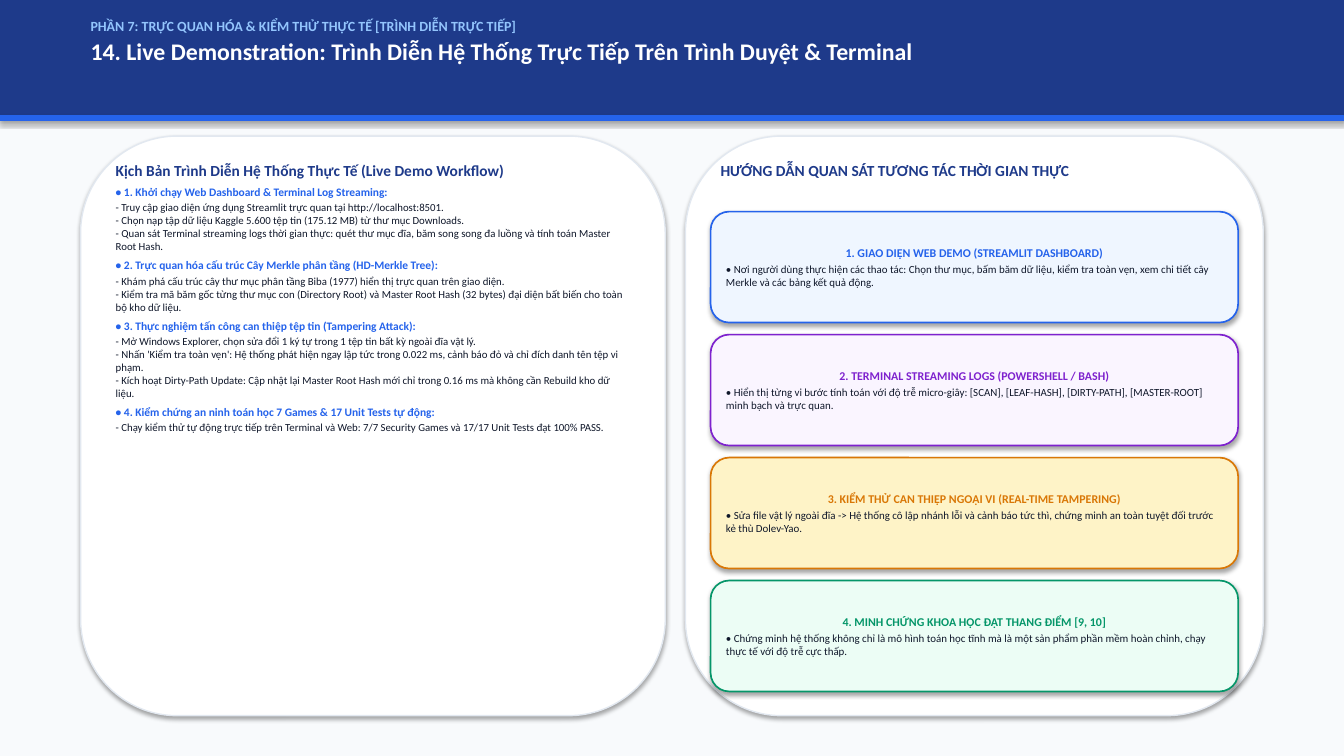
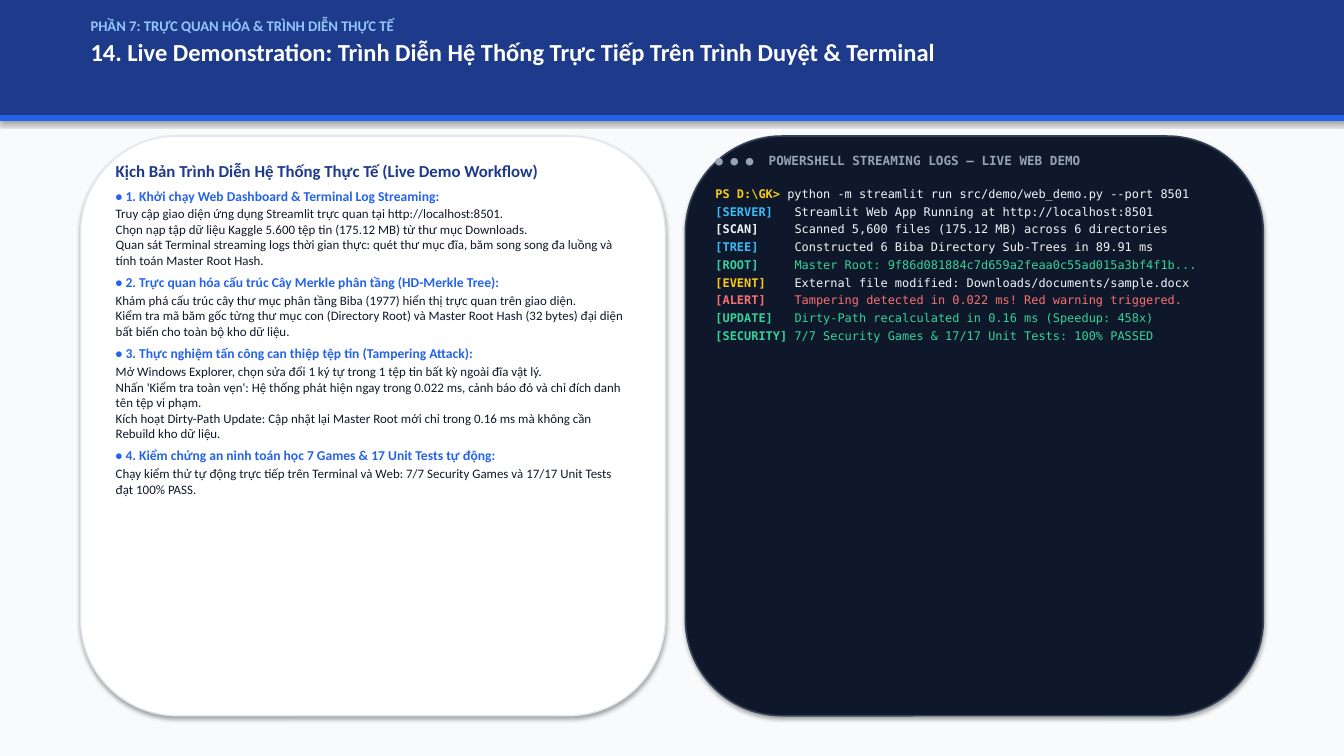
Before and after one commit to kietvo5924/ATBMHTTT_DT005_FileIntegrity, a slide deck: slide 15 of docs/Bao_Cao_Giua_Ky_DT05.pptx. Drawn at 1344x756 pixels with LibreOffice and Linux fonts; fonts in the diff are those of the drawing. Boxes give left, top, right and bottom in pixels: in the first picture for what was removed or moved away, otherwise in the second. Text is boxed around its words. In the diff, an @@ line names an element or a change of style, - is before the commit and + after.

Commit message:
style(slides,script): remove explicit grading point tags, enlarge font sizes, streamline bullet text, and integrate realistic terminal console logs

```diff
--- a/docs/Bao_Cao_Giua_Ky_DT05.pptx
+++ b/docs/Bao_Cao_Giua_Ky_DT05.pptx
@@ text at <box>91,19,393,34</box>: text changed; size 10 to 10.5 pt @@
-PHẦN 7: TRỰC QUAN HÓA & KIỂM THỬ THỰC TẾ [TRÌNH DIỄN TRỰC TIẾP]
+PHẦN 7: TRỰC QUAN HÓA & TRÌNH DIỄN THỰC TẾ
@@ text at <box>91,42,934,66</box>: size 17 to 17.5 pt in "14. Live Demonstration: Trình Diễn Hệ Thống ..." @@
@@ rounded rectangle at <box>686,136,1263,716</box>: fill #FFFFFF to #0F172A; outline #E2E8F0 1 pt to #334155 1.2 pt @@
@@ text at <box>116,164,538,463</box>: size 11 to 12 pt in "Kịch Bản Trình Diễn Hệ Thống Thực ..."; size 8.2 to 9.7 pt in "• 1. Khởi chạy Web Dashboard & ...", "• 2. Trực quan hóa cấu trúc ...", "• 3. Thực nghiệm tấn công can ...", "• 4. Kiểm chứng an ninh toán ..." @@
@@ text added at <box>769,155,1080,165</box>, 9 pt, text #94A3B8, bold @@
+● ● ● POWERSHELL STREAMING LOGS — LIVE WEB DEMO
@@ text at <box>116,209,612,265</box>: text changed; size 7.7 to 9.2 pt @@
-- Truy cập giao diện ứng dụng Streamlit trực quan tại http://localhost:8501.
-- Chọn nạp tập dữ liệu Kaggle 5.600 tệp tin (175.12 MB) từ thư mục Downloads.
-- Quan sát Terminal streaming logs thời gian thực: quét thư mục đĩa, băm song song đa luồng và tính toán Master Root Hash.
+Truy cập giao diện ứng dụng Streamlit trực quan tại http://localhost:8501.
+Chọn nạp tập dữ liệu Kaggle 5.600 tệp tin (175.12 MB) từ thư mục Downloads.
+Quan sát Terminal streaming logs thời gian thực: quét thư mục đĩa, băm song song đa luồng và tính toán Master Root Hash.
@@ text at <box>715,189,1197,343</box>: text changed; size 11 to 8.5 pt; font Calibri to DejaVu Sans Mono; text colour #1E3A8A to #F1F5F9; bold off @@
-HƯỚNG DẪN QUAN SÁT TƯƠNG TÁC THỜI GIAN THỰC
+PS D:\GK> python -m streamlit run src/demo/web_demo.py --port 8501
+[SERVER] Streamlit Web App Running at http://localhost:8501
+[SCAN] Scanned 5,600 files (175.12 MB) across 6 directories
+[TREE] Constructed 6 Biba Directory Sub-Trees in 89.91 ms
+[ROOT] Master Root: 9f86d081884c7d659a2feaa0c55ad015a3bf4f1b...
+[EVENT] External file modified: Downloads/documents/sample.docx
+[ALERT] Tampering detected in 0.022 ms! Red warning triggered.
+[UPDATE] Dirty-Path recalculated in 0.16 ms (Speedup: 458x)
+[SECURITY] 7/7 Security Games & 17/17 Unit Tests: 100% PASSED
@@ rounded rectangle removed at <box>711,212,1238,323</box> @@
-1. GIAO DIỆN WEB DEMO (STREAMLIT DASHBOARD)
-• Nơi người dùng thực hiện các thao tác: Chọn thư mục, bấm băm dữ liệu, kiểm tra toàn vẹn, xem chi tiết cây Merkle và các bảng kết quả động.
@@ text at <box>116,295,623,338</box>: text changed; size 7.7 to 9.2 pt @@
-- Khám phá cấu trúc cây thư mục phân tầng Biba (1977) hiển thị trực quan trên giao diện.
-- Kiểm tra mã băm gốc từng thư mục con (Directory Root) và Master Root Hash (32 bytes) đại diện bất biến cho toàn bộ kho dữ liệu.
+Khám phá cấu trúc cây thư mục phân tầng Biba (1977) hiển thị trực quan trên giao diện.
+Kiểm tra mã băm gốc từng thư mục con (Directory Root) và Master Root Hash (32 bytes) đại diện bất biến cho toàn bộ kho dữ liệu.
@@ rounded rectangle removed at <box>711,335,1238,446</box> @@
-2. TERMINAL STREAMING LOGS (POWERSHELL / BASH)
-• Hiển thị từng vi bước tính toán với độ trễ micro-giây: [SCAN], [LEAF-HASH], [DIRTY-PATH], [MASTER-ROOT] minh bạch và trực quan.
@@ text at <box>116,366,621,440</box>: text changed; size 7.7 to 9.2 pt @@
-- Mở Windows Explorer, chọn sửa đổi 1 ký tự trong 1 tệp tin bất kỳ ngoài đĩa vật lý.
-- Nhấn 'Kiểm tra toàn vẹn': Hệ thống phát hiện ngay lập tức trong 0.022 ms, cảnh báo đỏ và chỉ đích danh tên tệp vi phạm.
-- Kích hoạt Dirty-Path Update: Cập nhật lại Master Root Hash mới chỉ trong 0.16 ms mà không cần Rebuild kho dữ liệu.
+Mở Windows Explorer, chọn sửa đổi 1 ký tự trong 1 tệp tin bất kỳ ngoài đĩa vật lý.
+Nhấn 'Kiểm tra toàn vẹn': Hệ thống phát hiện ngay trong 0.022 ms, cảnh báo đỏ và chỉ đích danh tên tệp vi phạm.
+Kích hoạt Dirty-Path Update: Cập nhật lại Master Root mới chỉ trong 0.16 ms mà không cần Rebuild kho dữ liệu.
@@ text at <box>116,468,612,496</box>: text changed; size 7.7 to 9.2 pt @@
-- Chạy kiểm thử tự động trực tiếp trên Terminal và Web: 7/7 Security Games và 17/17 Unit Tests đạt 100% PASS.
+Chạy kiểm thử tự động trực tiếp trên Terminal và Web: 7/7 Security Games và 17/17 Unit Tests đạt 100% PASS.
@@ rounded rectangle removed at <box>711,458,1238,569</box> @@
-3. KIỂM THỬ CAN THIỆP NGOẠI VI (REAL-TIME TAMPERING)
-• Sửa file vật lý ngoài đĩa -> Hệ thống cô lập nhánh lỗi và cảnh báo tức thì, chứng minh an toàn tuyệt đối trước kẻ thù Dolev-Yao.
@@ rounded rectangle removed at <box>711,581,1238,692</box> @@
-4. MINH CHỨNG KHOA HỌC ĐẠT THANG ĐIỂM [9, 10]
-• Chứng minh hệ thống không chỉ là mô hình toán học tĩnh mà là một sản phẩm phần mềm hoàn chỉnh, chạy thực tế với độ trễ cực thấp.
```
Also in this commit, not shown: 15 other slides changed, 3 other files.
